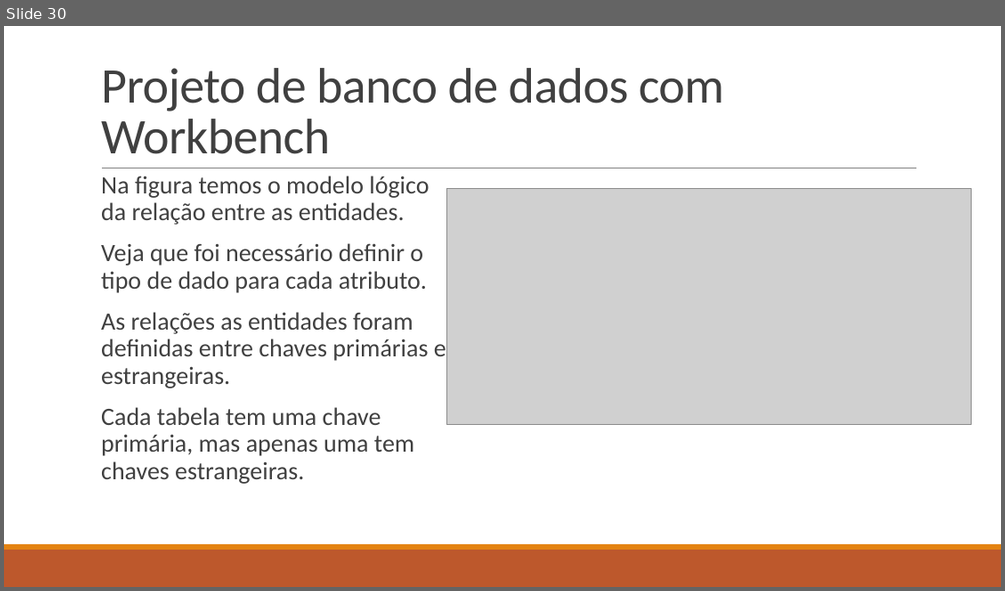
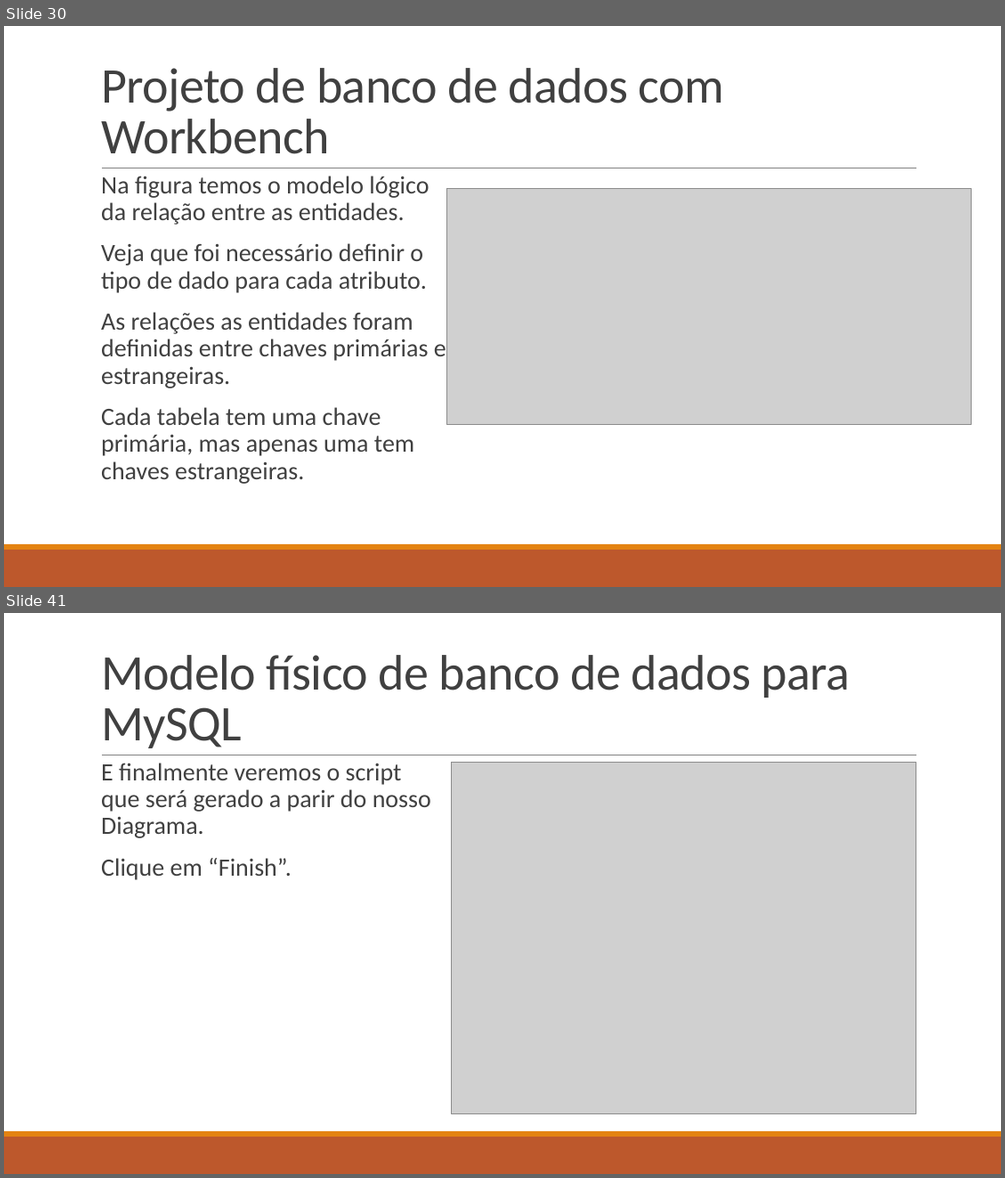
Before and after one commit to LucasHerculanoAmaro/Minhas-Aulas, a slide deck: Euripedes Simões de Paula/Banco de Dados/Aula 9/Projeto de Banco de Dados.pptx. Shown one above the other, each under a label of ours: slide 30 before the commit, slides 30 and 41 after it; the slides between them are not shown. The pictures are 1005x591 and 1005x1178 pixels, drawn with LibreOffice and Linux fonts; fonts in the diff are those of the drawing; grey boxes stand for pictures. Boxes give left, top, right and bottom in pixels: in the first picture for what was removed or moved away, otherwise in the second. Text is boxed around its words. In the diff, an @@ line names an element or a change of style, - is before the commit and + after.

Commit message:
adicionando aula 9 completa ao curso Banco de Dados

```diff
--- a/Euripedes Simões de Paula/Banco de Dados/Aula 9/Projeto de Banco de Dados.pptx
+++ b/Euripedes Simões de Paula/Banco de Dados/Aula 9/Projeto de Banco de Dados.pptx
@@ slide 41 added at [4,613,1001,1174], background #FFFFFF; not listed: 3 template elements that a slide beside it also shows @@
@@ title added at [101,655,850,748], 48 pt, text #404040 @@
+Modelo físico de banco de dados para MySQL
@@ text added at [101,763,431,880], 24 pt, text #404040 @@
+  E finalmente veremos o script que será gerado a parir do nosso Diagrama.
+  Clique em “Finish”.
@@ picture added at [451,763,916,1113] @@
```
Also in this commit, not shown: 15 other slides added, 2 other files.
